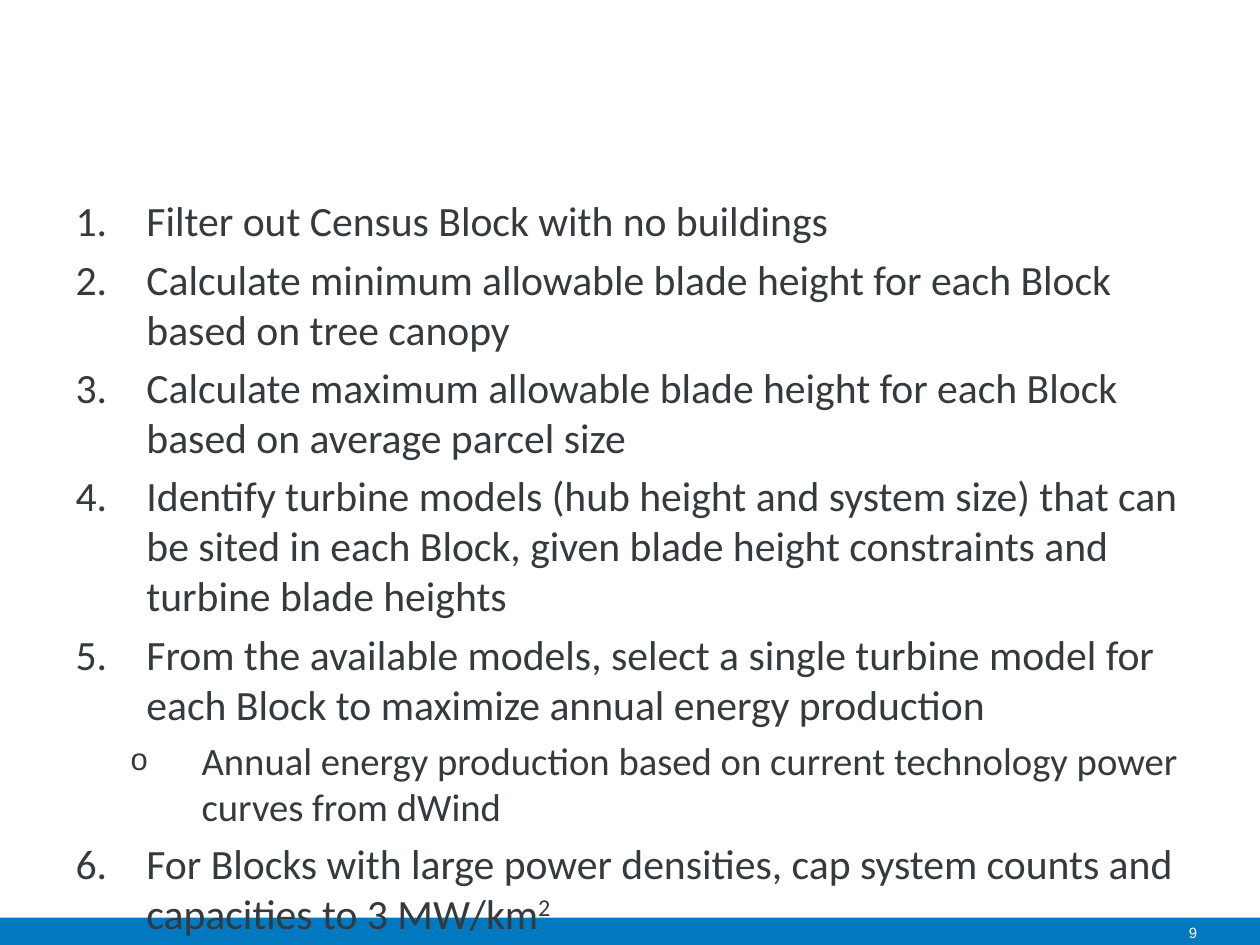
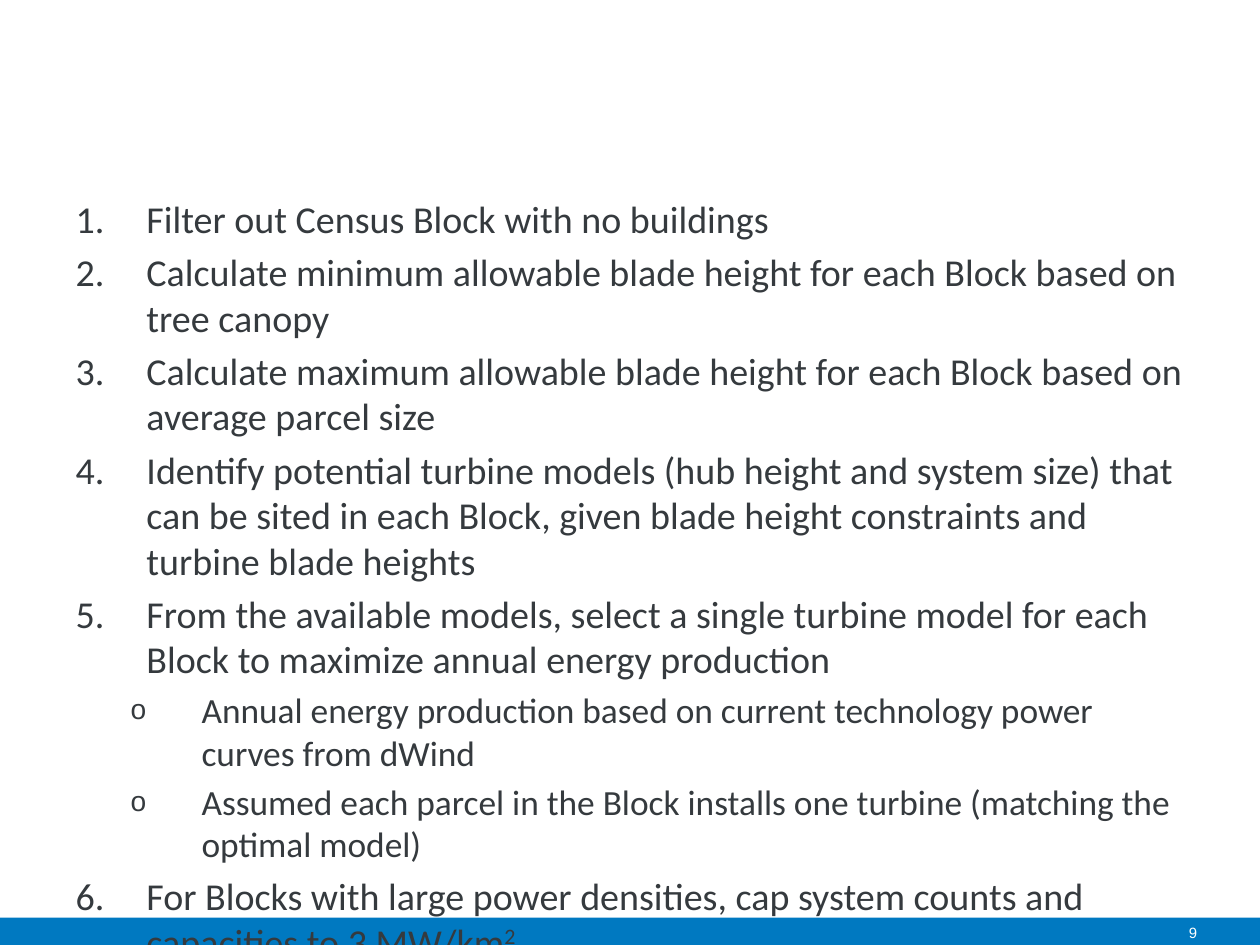
Before and after one commit to jmarinpi/dgen_globetrotter, a slide deck: slide 9 of docs/dwind_technical_potential_analysis_small.pptx. Drawn at 1260x945 pixels with LibreOffice and Linux fonts; fonts in the diff are those of the drawing; background and template pictures are left out. Boxes give left, top, right and bottom in pixels: in the first picture for what was removed or moved away, otherwise in the second. Text is boxed around its words. In the diff, an @@ line names an element or a change of style, - is before the commit and + after.

Commit message:
misc non-model changes

```diff
--- a/docs/dwind_technical_potential_analysis_small.pptx
+++ b/docs/dwind_technical_potential_analysis_small.pptx
@@ text at <box>146,206,1182,919</box>: size 23.8 to 21.7 pt in "Filter out Census Block with no buildings", "Calculate minimum allowable blade height for each ...", "Calculate maximum allowable blade height for each ...", "From the available models, select a single ..." and 1 more places; size 22.1 to 20.1 pt in "Annual energy production based on current technology ..." @@
@@ text at <box>146,456,1172,582</box>: text changed; size 23.8 to 21.7 pt @@
-4. Identify turbine models (hub height and system size) that can be sited in each Block, given blade height constraints and turbine blade heights
+4. Identify potential turbine models (hub height and system size) that can be sited in each Block, given blade height constraints and turbine blade heights
@@ text at <box>202,789,1170,863</box>: paragraph added @@
+  o Assumed each parcel in the Block installs one turbine (matching the optimal model)
```
Also in this commit, not shown: 1 other slide changed, 5 other files.
